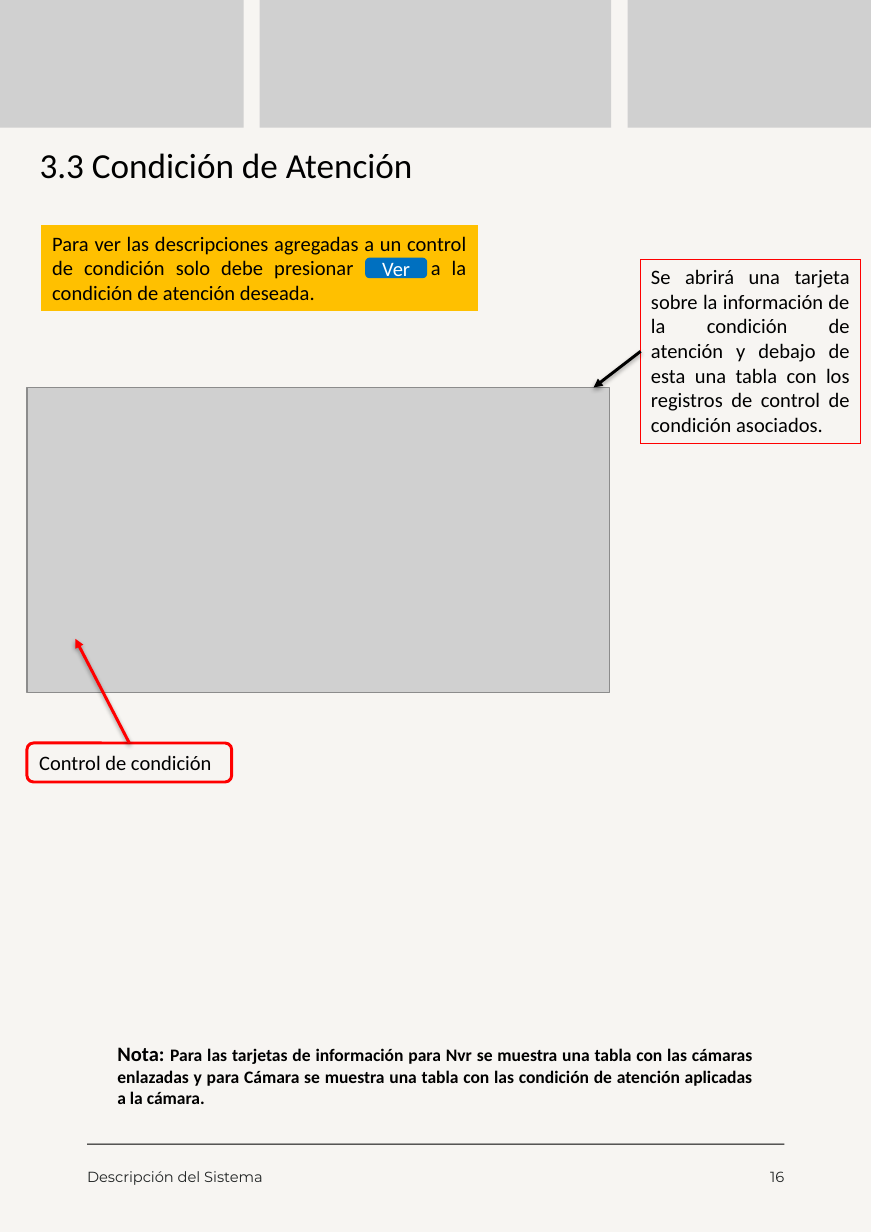
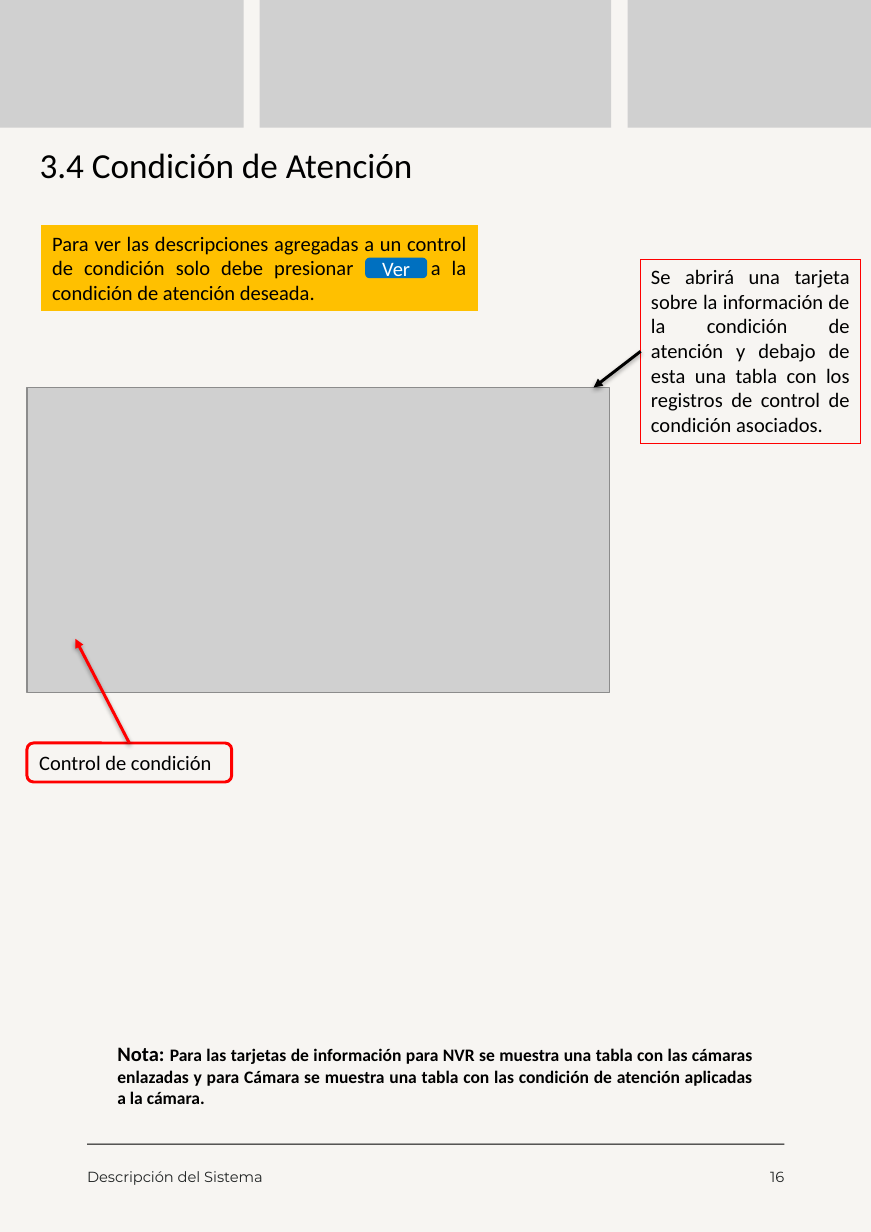
Before and after one commit to moreno-manuel/Pasantia-CVG-FMO, a slide deck: slide 16 of public/files/Manual de Usuario.pptx. Drawn at 871x1232 pixels with LibreOffice and Linux fonts; fonts in the diff are those of the drawing; grey boxes stand for pictures. Boxes give left, top, right and bottom in pixels: in the first picture for what was removed or moved away, otherwise in the second. Text is boxed around its words. In the diff, an @@ line names an element or a change of style, - is before the commit and + after.

```diff
--- a/public/files/Manual de Usuario.pptx
+++ b/public/files/Manual de Usuario.pptx
@@ text at box(40, 153, 413, 179): text changed @@
-3.3 Condición de Atención
+3.4 Condición de Atención
@@ text at box(117, 1047, 753, 1104): text changed @@
-Nota: Para las tarjetas de información para Nvr se muestra una tabla con las cámaras enlazadas y para Cámara se muestra una tabla con las condición de atención aplicadas a la cámara.
+Nota: Para las tarjetas de información para NVR se muestra una tabla con las cámaras enlazadas y para Cámara se muestra una tabla con las condición de atención aplicadas a la cámara.
```
Also in this commit, not shown: 17 other slides changed, 17 other files.
